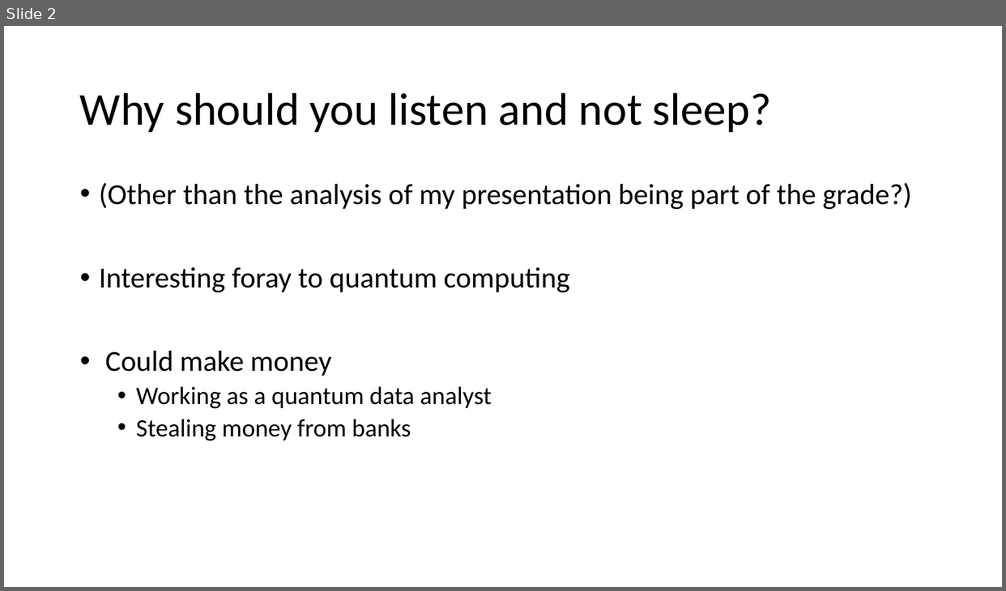
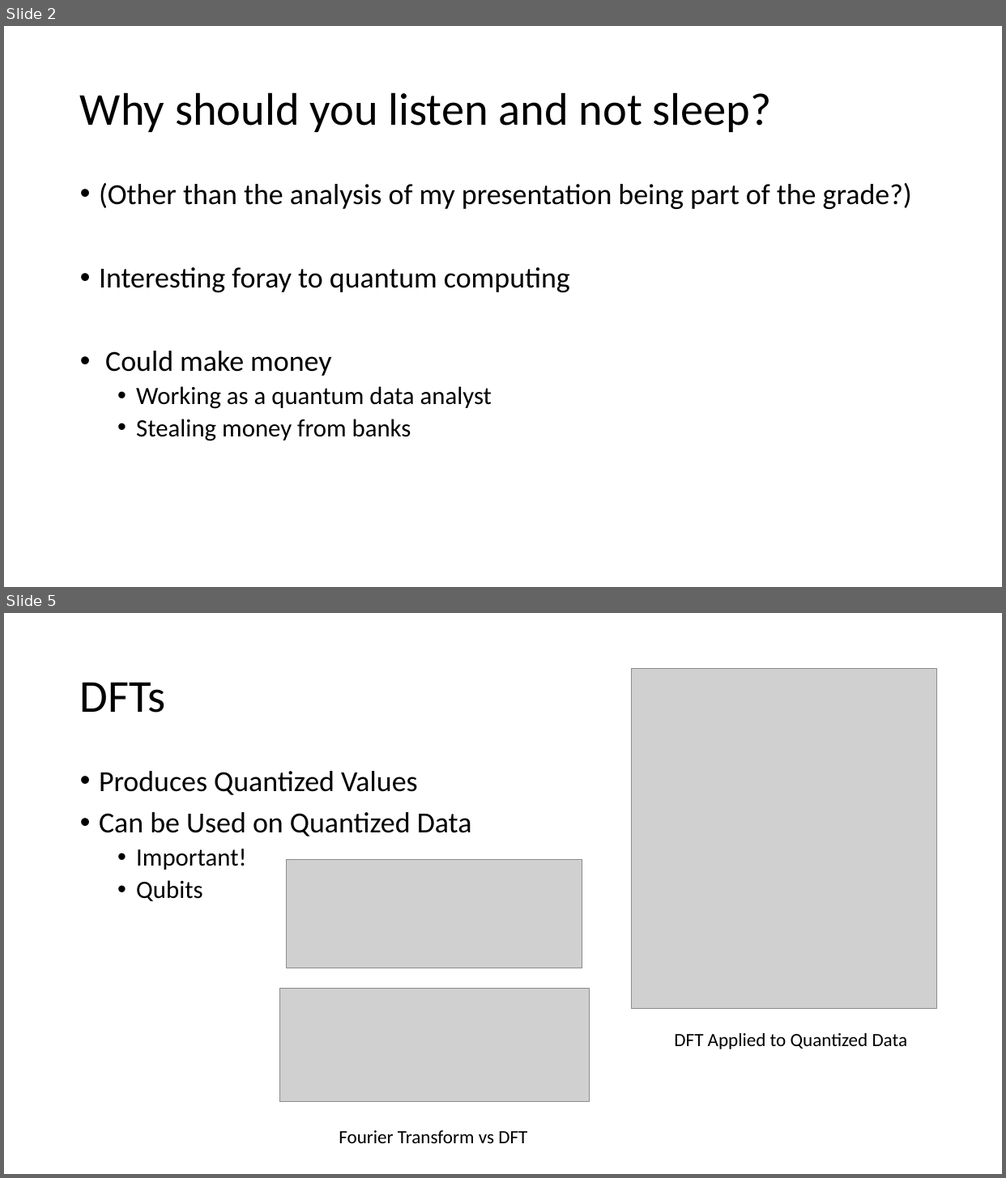
Before and after one commit to Corbin-Rochelle/E-and-M-Presentation, a slide deck: Discrete and Quantum Fourier Transforms.pptx. Shown one above the other, each under a label of ours: slide 2 before the commit, slides 2 and 5 after it; the slides between them are not shown. The pictures are 1006x591 and 1006x1178 pixels, drawn with LibreOffice and Linux fonts; fonts in the diff are those of the drawing; grey boxes stand for pictures. Boxes give left, top, right and bottom in pixels: in the first picture for what was removed or moved away, otherwise in the second. Text is boxed around its words. In the diff, an @@ line names an element or a change of style, - is before the commit and + after.

```diff
--- a/Discrete and Quantum Fourier Transforms.pptx
+++ b/Discrete and Quantum Fourier Transforms.pptx
@@ slide 5 added at (x1=4, y1=613, x2=1002, y2=1174), background #FFFFFF @@
@@ title added at (x1=80, y1=682, x2=166, y2=713), 44 pt, text #000000 @@
+DFTs
@@ picture added at (x1=632, y1=668, x2=938, y2=1008) @@
@@ text added at (x1=99, y1=771, x2=472, y2=901), 28 pt, text #000000 @@
+• Produces Quantized Values
+• Can be Used on Quantized Data
+  • Important!
+  • Qubits
@@ picture added at (x1=287, y1=859, x2=582, y2=968) @@
@@ picture added at (x1=279, y1=988, x2=589, y2=1101) @@
@@ text added at (x1=674, y1=1033, x2=908, y2=1050), 18 pt, text #000000 @@
+DFT Applied to Quantized Data
@@ text added at (x1=339, y1=1131, x2=527, y2=1144), 18 pt, text #000000 @@
+Fourier Transform vs DFT
```
Also in this commit, not shown: 6 slides changed, 3 other slides added, 3 slides removed.
